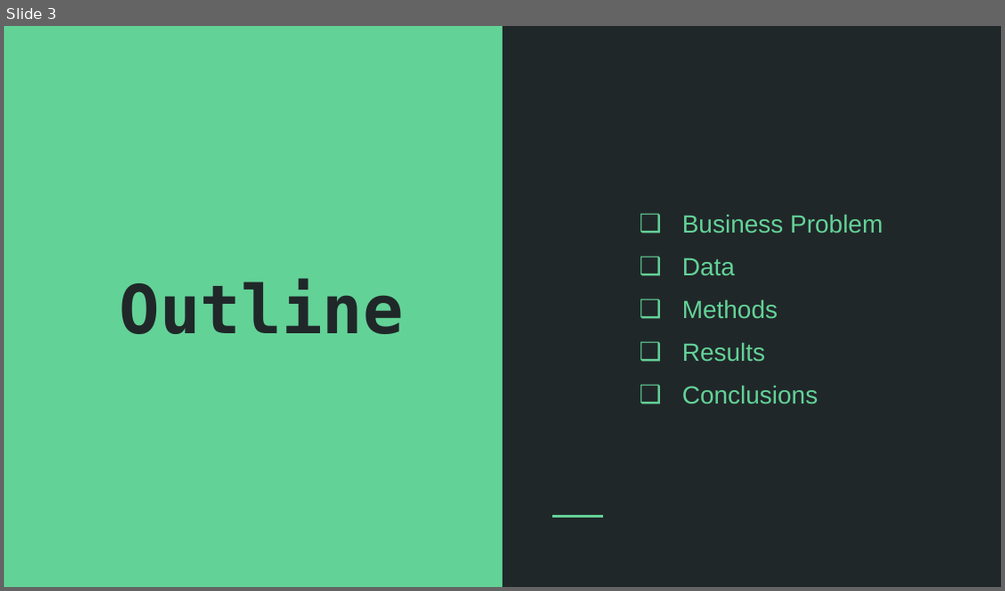
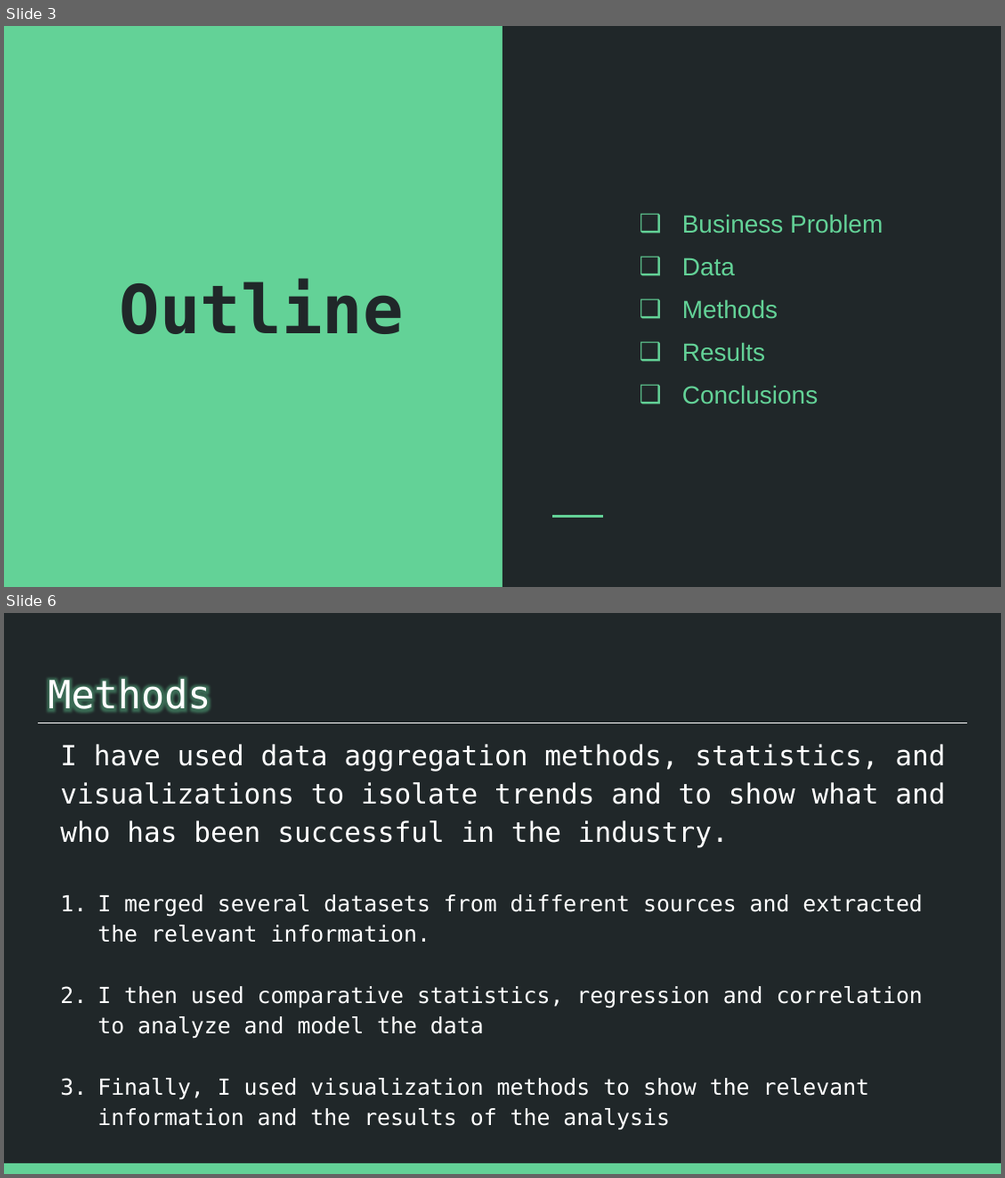
Before and after one commit to patrick-anastasio/Flatiron_DSC-Phase1_Project, a slide deck: Slide Deck.pptx. Shown one above the other, each under a label of ours: slide 3 before the commit, slides 3 and 6 after it; the slides between them are not shown. The pictures are 1005x591 and 1005x1178 pixels, drawn with LibreOffice and Linux fonts; fonts in the diff are those of the drawing. Boxes give left, top, right and bottom in pixels: in the first picture for what was removed or moved away, otherwise in the second. Text is boxed around its words. In the diff, an @@ line names an element or a change of style, - is before the commit and + after.

```diff
--- a/Slide Deck.pptx
+++ b/Slide Deck.pptx
@@ slide 6 added at [4,613,1001,1174], background #202729 @@
@@ title added at [48,677,210,717], 28 pt, text #FFFFFF @@
+Methods
@@ line added from (38, 722) to (967, 722), #FFFFFF 0.75 pt @@
@@ text added at [60,744,945,1129], 16 pt, text #FFFFFF @@
+I have used data aggregation methods, statistics, and visualizations to isolate trends and to show what and who has been successful in the industry.
+1. I merged several datasets from different sources and extracted the relevant information.
+2. I then used comparative statistics, regression and correlation to analyze and model the data
+3. Finally, I used visualization methods to show the relevant information and the results of the analysis
@@ rectangle added at [4,1163,1001,1174], fill #63D297 @@
```
Also in this commit, not shown: 4 slides changed, 7 other slides added, 3 slides removed, 11 other files.
